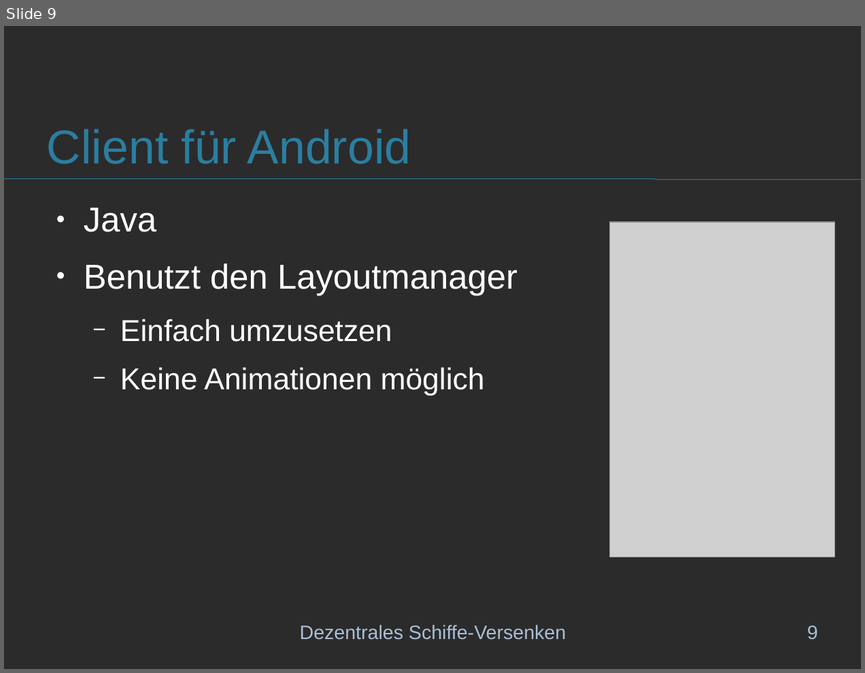
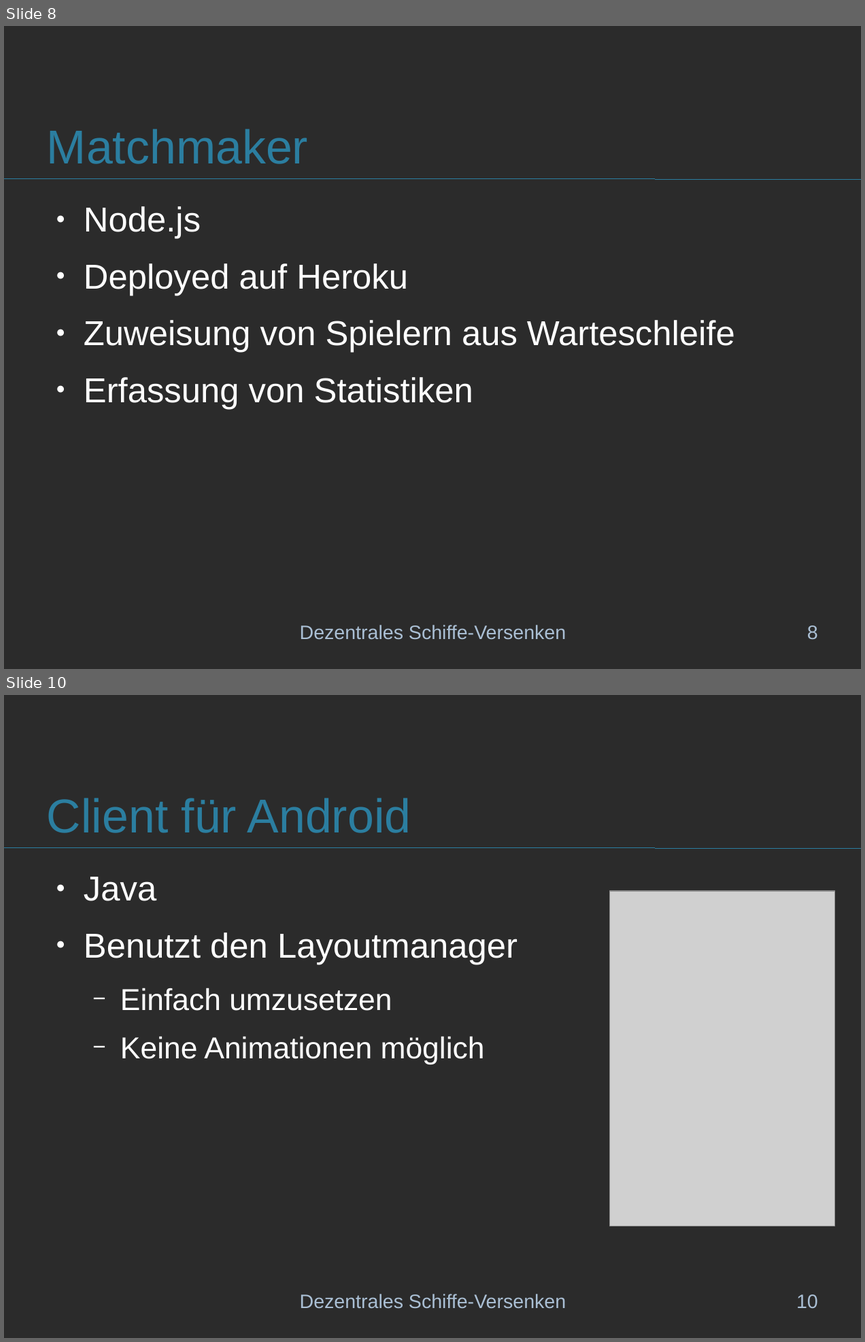
Before and after one commit to schiffchen/documentation, a slide deck: Praesentation/Projektpraesentation.odp. Shown one above the other, each under a label of ours: slide 9 before the commit, slides 8 and 10 after it; the slides between them are not shown. The pictures are 865x673 and 865x1342 pixels, drawn with LibreOffice and Linux fonts; fonts in the diff are those of the drawing; grey boxes stand for pictures; background and template pictures are left out; a plain dark background stands for a picture behind light text. Boxes give left, top, right and bottom in pixels: in the first picture for what was removed or moved away, otherwise in the second. Text is boxed around its words. In the diff, an @@ line names an element or a change of style, - is before the commit and + after.

```diff
--- a/Praesentation/Projektpraesentation.odp
+++ b/Praesentation/Projektpraesentation.odp
@@ slide 8 added at box(4, 26, 861, 669), background picture (left out) @@
@@ title added at box(47, 129, 308, 164), 44 pt, text #2B7EA0 @@
+Matchmaker
@@ line added from (4, 179) to (861, 179), #2B7EA0 0 pt @@
@@ text added at box(84, 206, 735, 409), 32 pt, text #FFFFFF @@
+● Node.js
+● Deployed auf Heroku
+● Zuweisung von Spielern aus Warteschleife
+● Erfassung von Statistiken
@@ text added at box(300, 624, 566, 639), 18 pt, text #AABFD4 @@
+Dezentrales Schiffe-Versenken
@@ page number added at box(807, 625, 818, 639), 18 pt, text #AABFD4 @@
+8
@@ what was slide 9 is now slide 10 @@
@@ page number at box(796, 1294, 818, 1308): text changed @@
-9
+10
```
Also in this commit, not shown: 3 slides changed, 1 other slide added.
